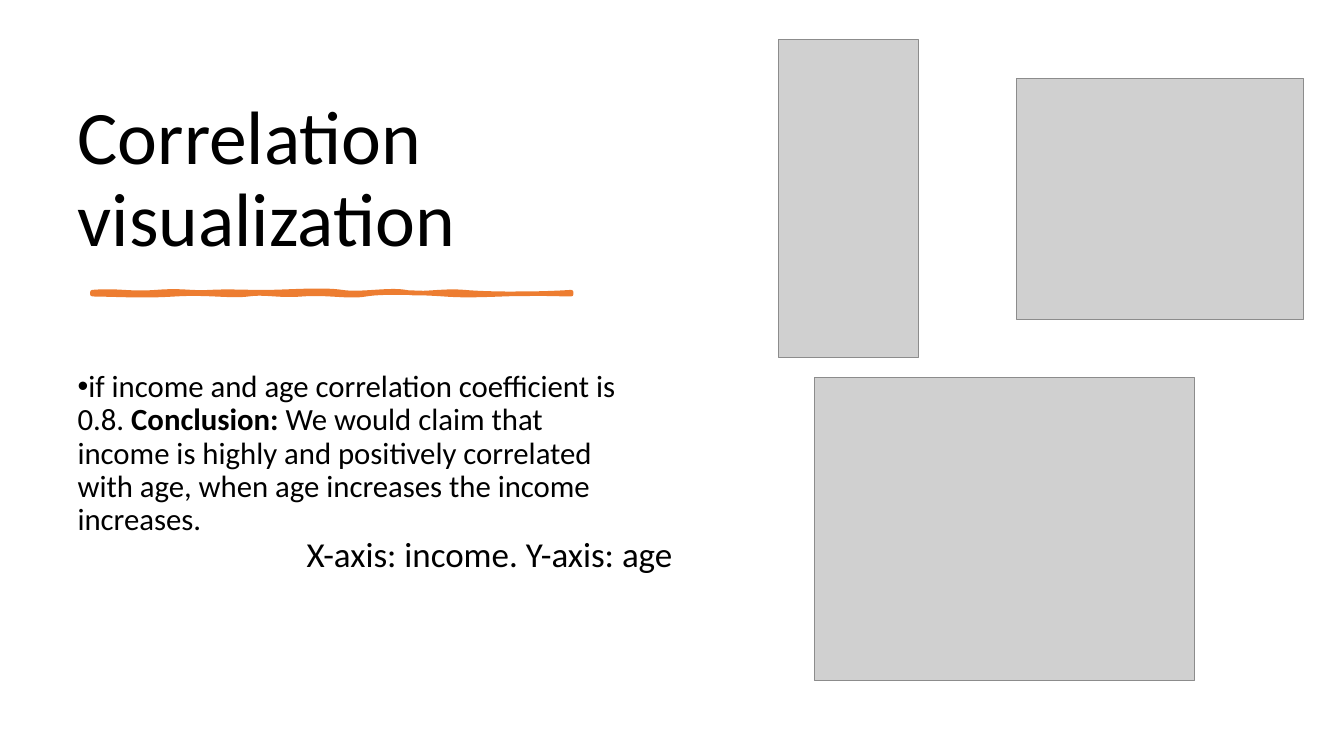
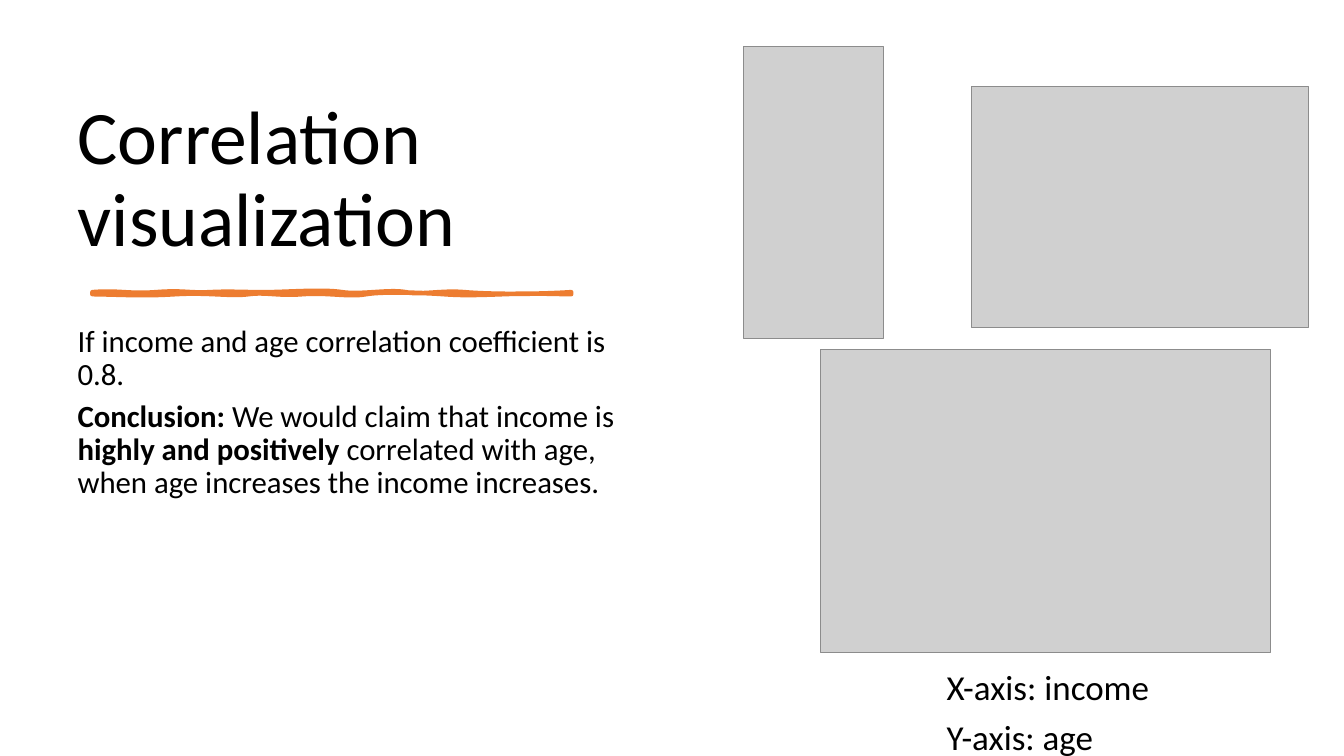
Before and after one commit to mikenguyen13/mar4050, a slide deck: slide 17 of lectures/11/1_Correlation.pptx (slide 8 before the commit). Drawn at 1344x756 pixels with LibreOffice and Linux fonts; fonts in the diff are those of the drawing; grey boxes stand for pictures. Boxes give left, top, right and bottom in pixels: in the first picture for what was removed or moved away, otherwise in the second. Text is boxed around its words. In the diff, an @@ line names an element or a change of style, - is before the commit and + after.

```diff
--- a/lectures/11/1_Correlation.pptx
+++ b/lectures/11/1_Correlation.pptx
@@ picture: place and size @@
-picture at (779, 40, 919, 358)
+picture at (744, 46, 883, 338)
@@ picture: place and size @@
-picture at (1017, 79, 1305, 320)
+picture at (972, 87, 1309, 328)
@@ text at (78, 330, 614, 499): text changed @@
-• if income and age correlation coefficient is 0.8. Conclusion: We would claim that income is highly and positively correlated with age, when age increases the income increases.
+If income and age correlation coefficient is 0.8.
+Conclusion: We would claim that income is highly and positively correlated with age, when age increases the income increases.
@@ picture: place and size @@
-picture at (815, 378, 1195, 682)
+picture at (822, 349, 1271, 652)
@@ text at (947, 676, 1149, 756): text changed @@
-X-axis: income. Y-axis: age
+X-axis: income
+Y-axis: age
```
Also in this commit, not shown: 9 other slides changed, 10 slides added, 1 slide removed, 7 other files.
